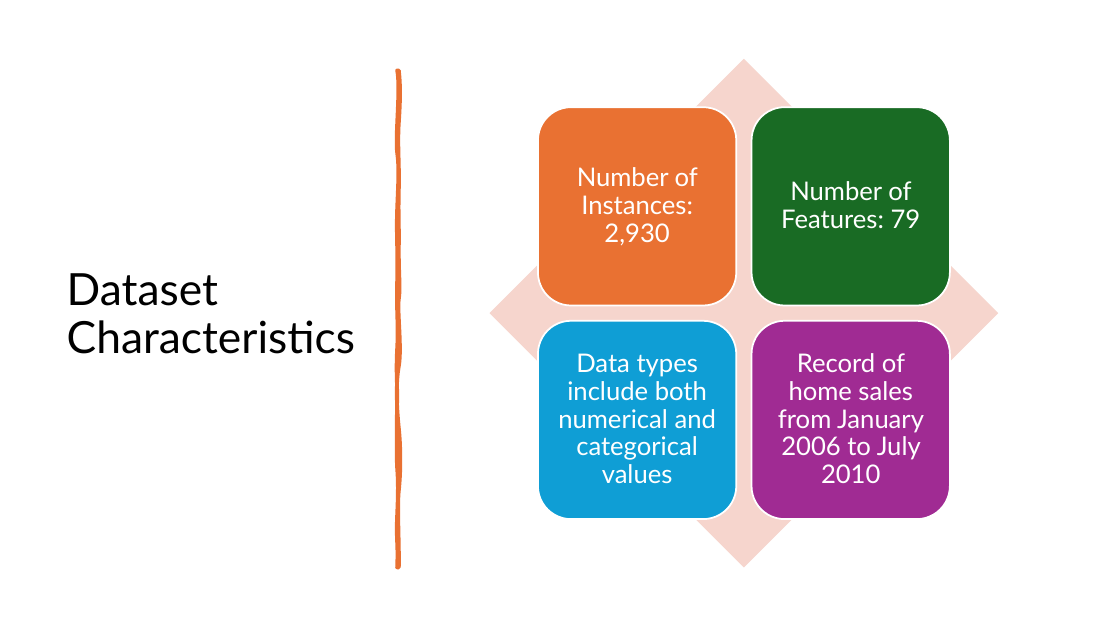
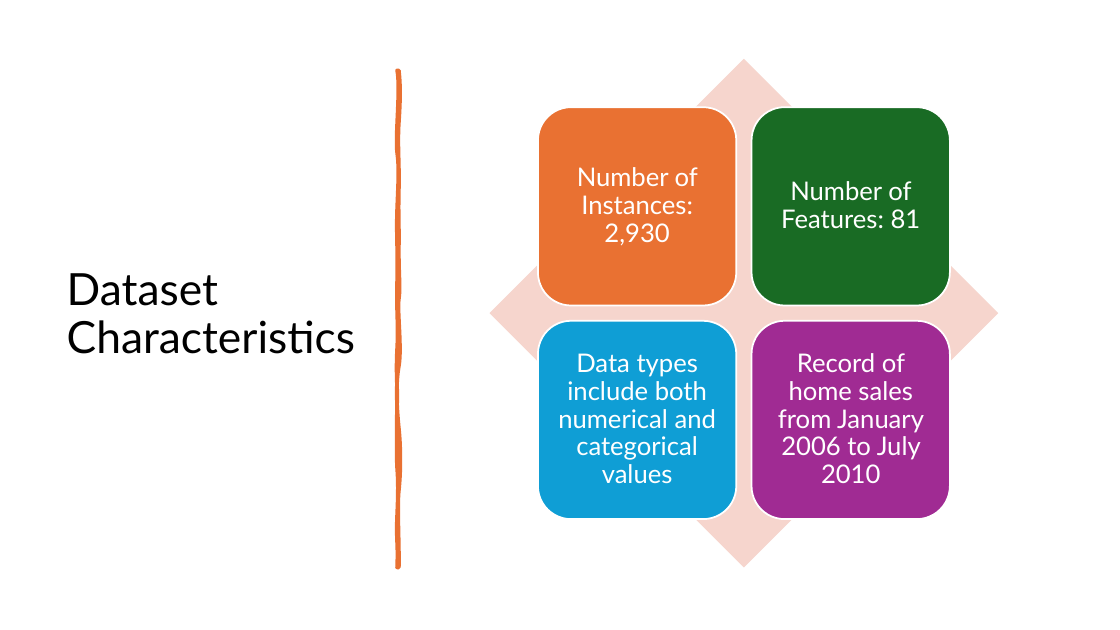
Before and after one commit to dewayneh57/ACS5513, a slide deck: slide 6 of Petabyte Pirates.pptx. Drawn at 1120x630 pixels with LibreOffice and Linux fonts; fonts in the diff are those of the drawing. Boxes give left, top, right and bottom in pixels: in the first picture for what was removed or moved away, otherwise in the second. Text is boxed around its words. In the diff, an @@ line names an element or a change of style, - is before the commit and + after.

```diff
--- a/Petabyte Pirates.pptx
+++ b/Petabyte Pirates.pptx
@@ text at <box>781,181,921,229</box>: text changed @@
-Number of Features: 79
+Number of Features: 81
```
Also in this commit, not shown: 3 other slides changed.
